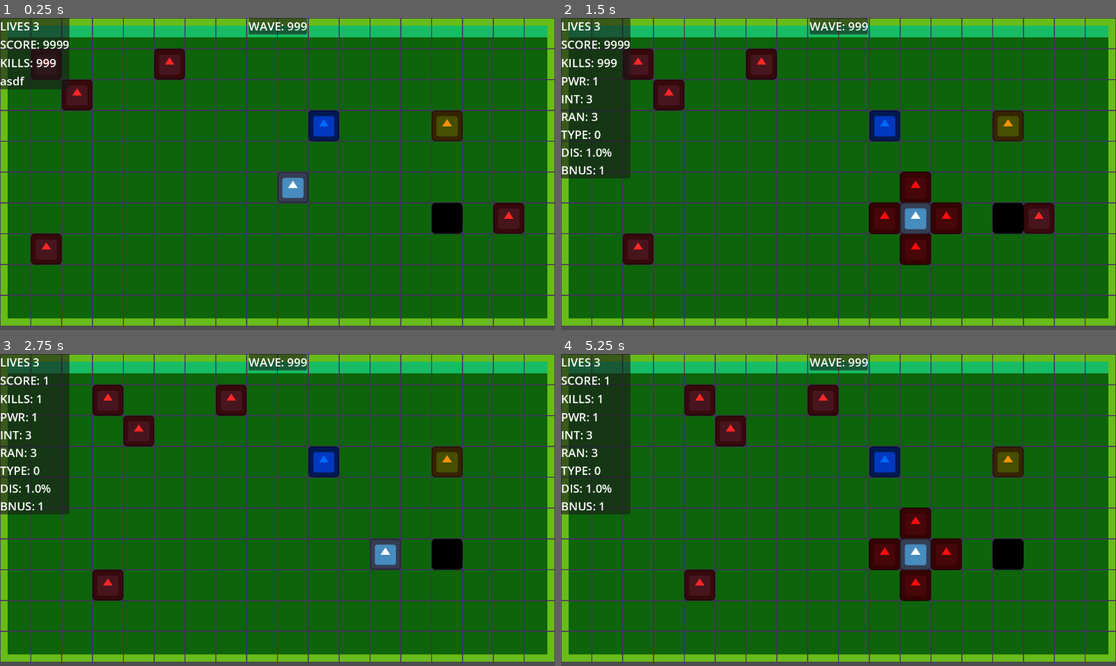
Above: before the commit, frames 1-4 (two rows, left to right).
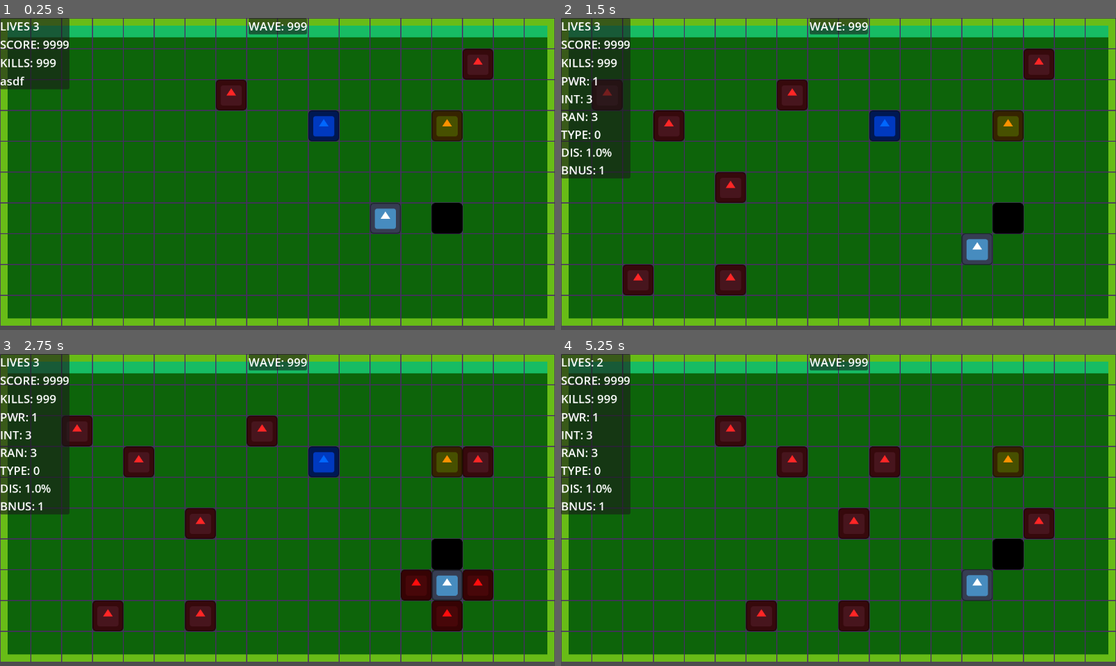
Above: after the commit, the same moments.

Repository: ZayLong/cross-explosion
Game: Godot game, scene res://main.tscn
Two runs of this game, one before a commit and one after it. Both use one fixed random seed, a clock stepped at 60 frames per second and the inputs below. The engine's default icon, where the game draws it, is replaced by a stand-in: a white triangle on a blue panel in a dark square.
Inputs:
- Up to frame 1 (0.25 s): no input
- Up to frame 2 (1.5 s): tap Enter at 0.5 s; hold Right (ui_right) 0.53-1.28 s; hold Down (ui_down) from 1.28 s (still down)
- Up to frame 3 (2.75 s): release Down (ui_down) at 2.03 s; hold Right (ui_right) from 2.03 s (still down)
- Up to frame 4 (5.25 s): release Right (ui_right) at 2.78 s; hold Up (ui_up) 2.78-3.53 s; hold Left (ui_left) 3.53-5.03 s; hold Down (ui_down) from 5.03 s (still down)

The runs differ from the first frame. In frame 1, 4.8% of the frame differs, in the area x 5-95%, y 9-80%; in frame 2, 9.9%, in the area x 5-89%, y 9-89%; in frame 3, 8.9%; in frame 4, 8.5%.

Commit message:
decouple

Diff:
--- a/enemy_node_2d.gd
+++ b/enemy_node_2d.gd
@@ -1,4 +1,4 @@
-extends Node2D
+class_name EnemyNode extends Node2D
 
 signal has_moved(direction:Vector2i)
 signal move_request(_direction:Vector2i)
--- /dev/null
+++ b/enemy_spawner.gd
@@ -0,0 +1,91 @@
+class_name EntitySpawner extends Node2D
+
+signal request_spawn
+signal update_virtual_tile_map(cell:Vector2i, prop:String, data:Variant)
+# Parameters
+@export var spawn_scene: PackedScene
+@export var max_spawn: int = 10
+@export var pool_size: int = 20
+@export var spawn_interval: float = 1.0
+
+# Internal variables
+var active_instances: int = 0
+var instance_pool: int
+var spawn_timer: Timer
+
+
+func _ready():
+	# Initialize the pool and timer
+	instance_pool = pool_size
+
+	spawn_timer = Timer.new()
+	spawn_timer.set_wait_time(spawn_interval)
+	spawn_timer.set_one_shot(false)
+	spawn_timer.timeout.connect(_on_spawn_timer_timeout)
+	add_child(spawn_timer)
+	spawn_timer.start()
+
+
+func get_quadrants(rect: Rect2) -> Array[Rect2]:
+	var quadrants:Array[Rect2] = []
+
+	# Calculate the center point
+	var center_x = rect.position.x + rect.size.x / 2
+	var center_y = rect.position.y + rect.size.y / 2
+
+	# Create the four quadrants
+	var top_left = Rect2(rect.position, Vector2(center_x - rect.position.x, center_y - rect.position.y))
+	var top_right = Rect2(Vector2(center_x, rect.position.y), Vector2(rect.size.x / 2, rect.size.y / 2))
+	var bottom_left = Rect2(Vector2(rect.position.x, center_y), Vector2(rect.size.x / 2, rect.size.y / 2))
+	var bottom_right = Rect2(Vector2(center_x, center_y), Vector2(rect.size.x / 2, rect.size.y / 2))
+
+	# Add quadrants to the array
+	quadrants.append(top_left)
+	quadrants.append(top_right)
+	quadrants.append(bottom_left)
+	quadrants.append(bottom_right)
+
+	return quadrants
+
+
+func _on_spawn_timer_timeout():
+	if active_instances < max_spawn and instance_pool > 0:
+		request_spawn.emit()
+
+
+func _on_instance_freed():
+	active_instances -= 1
+
+
+func spawn(player_map_position:Vector2i, used_cells:Array[Vector2i], virtual_tile_map:Dictionary) -> void:
+	if spawn_scene.can_instantiate() == false: return
+	var spawn_map_position:Vector2i = _get_random_tile_away_from(player_map_position, used_cells,virtual_tile_map)
+	var i:Node2D = spawn_scene.instantiate()
+	add_child(i)
+	i.position = virtual_tile_map[spawn_map_position].local + Vector2(-32,-32)
+	update_virtual_tile_map.emit(spawn_map_position, "grid_node",i)
+	i.tree_exited.connect(_on_instance_freed)
+	active_instances += 1
+	instance_pool -= 1
+
+
+func _get_random_tile_away_from(target_pos:Vector2, used_cells:Array[Vector2i], virtual_tile_map:Dictionary, min_distance:int = 8) -> Vector2:
+	var picked_tiles:Array[Vector2i] = []
+	var valid_tiles:Array[Vector2i] = []
+	for cell in used_cells:
+		if abs(cell.x - target_pos.x) + abs(cell.y - target_pos.y) >= min_distance:
+			picked_tiles.append(cell)
+
+	# Select a random tile from the valid tiles
+	for tile in picked_tiles:
+		if virtual_tile_map.has(tile) == false:continue
+		if virtual_tile_map[tile].grid_node != null:continue
+		if virtual_tile_map[tile].is_wall: continue
+		valid_tiles.append(tile)
+	if valid_tiles.size() > 0:
+		var index:int = randi() % valid_tiles.size()
+		var selected_tile:Vector2i = valid_tiles[index]
+		valid_tiles.pop_at(index)
+		return selected_tile
+	else:
+		return -Vector2i.ONE
--- a/main.tscn
+++ b/main.tscn
@@ -10,6 +10,7 @@
 [ext_resource type="Script" path="res://upgrade_node_2d.gd" id="7_ybufe"]
 [ext_resource type="Script" path="res://wall_node_2d.gd" id="8_h0omc"]
 [ext_resource type="Script" path="res://hazard_node_2d.gd" id="9_mpvye"]
+[ext_resource type="Script" path="res://enemy_spawner.gd" id="10_2rp63"]
 
 [sub_resource type="TileSetAtlasSource" id="TileSetAtlasSource_pjxbp"]
 texture = ExtResource("1_srwke")
@@ -388,7 +389,7 @@
 
 [node name="PlayerNode2D" type="Node2D" parent="TileMapLayer"]
 z_index = 2
-position = Vector2(576, 320)
+position = Vector2(768, 384)
 script = ExtResource("3_up05d")
 explosion_node = ExtResource("3_uk2aq")
 
@@ -429,6 +430,12 @@
 scale = Vector2(0.5, 0.5)
 texture = ExtResource("2_nkf42")
 metadata/_edit_lock_ = true
+
+[node name="Node2D" type="Node2D" parent="TileMapLayer"]
+script = ExtResource("10_2rp63")
+spawn_scene = ExtResource("6_gc3m5")
+max_spawn = 7
+spawn_interval = 0.1
 
 [node name="CanvasLayer" type="CanvasLayer" parent="."]
 
--- a/player_node.gd
+++ b/player_node.gd
@@ -1,20 +1,16 @@
-extends Node2D
+class_name PlayerNode extends Node2D
 
-signal has_moved(direction:Vector2i)
-signal move_request(_direction:Vector2i)
+signal request_move(_direction:Vector2i)
 signal explosion_request()
 
 @export var explosion_node:PackedScene
 
 var is_moving:bool = false
-var tile_map:TileMapLayer = get_parent()
 
 
 func _ready() -> void:
 	add_to_group(&"Player", true)
 	add_to_group(&"GridNodes")
-	has_moved.connect(_on_has_moved)
-	get_parent().move_response.connect(_on_move_response)
 
 
 func _unhandled_key_input(event: InputEvent) -> void:
@@ -22,19 +18,15 @@
 	var y_axis:int = Input.get_axis("ui_up", "ui_down")
 	if is_moving == true: false
 	if Vector2i(x_axis, y_axis) == Vector2i.ZERO: return
-	move_request.emit(Vector2i(x_axis,y_axis))
+	request_move.emit(Vector2i(x_axis,y_axis))
 
 
-func _on_has_moved() -> void:
-	# Some animation stuff
-	pass
-
-
-func _on_move_response(_new_position:Vector2, _requester:Node2D) -> void:
+func on_move_response(_new_position:Vector2, _requester:Node2D) -> void:
 	if _requester != self: return
 	if _new_position == position:
 		is_moving = false
 		return
+	print(_new_position)
 	position = _new_position
 	await _movement_tween()
 
--- a/tile_map_layer.gd
+++ b/tile_map_layer.gd
@@ -1,7 +1,6 @@
 extends TileMapLayer
 
-signal move_response(_new_position:Vector2, _requester:Node2D)
-signal took_damage()
+
 signal update_score(score:int)
 signal update_wave(wave:int)
 signal update_lives(lives:int)
@@ -36,7 +35,7 @@
 var explosion_range:int = 3
 var explosion_interval:int = 3
 var explosion_power:int = 1
-var explosion_chain:float = 1 # probability that an enemy will blow up and cause a chain reaction
+var explosion_chain_chance:float = 0.30 # probability that an enemy will blow up and cause a chain reaction
 var score_bonus:int = 1
 var upgrade_discount:float = 1
 
@@ -45,7 +44,7 @@
 	'explosion_range': explosion_range,
 	'explosion_interval': explosion_interval,
 	'explosion_power': explosion_power,
-	'explosion_chain': explosion_chain,
+	'explosion_chain': explosion_chain_chance,
 	"score_bonus": score_bonus,
 	"upgrade_discount": upgrade_discount,
 	"steps_per_turn": steps_per_turn
@@ -61,7 +60,8 @@
 			"is_wall": self.get_cell_tile_data(cell).get_custom_data(&"is_wall"),
 			"is_hazardous": false,
 			"is_enemy": false,
-			"is_player": false
+			"is_player": false,
+			"local": self.map_to_local(cell)
 		}
 	for child in get_children():
 		if child.is_in_group(&"GridNodes"):
@@ -69,34 +69,29 @@
 			var map_pos:Vector2i = self.local_to_map(child.position)
 			if child.is_in_group(&"Walls"): virtual_tile_map[map_pos].is_wall = true
 			if child.is_in_group(&"Hazards"): virtual_tile_map[map_pos].is_hazardous = true
-			child.position = map_to_local(map_pos)
+			child.position = virtual_tile_map[map_pos].local
 			if child.is_in_group(&"Player"):
 				#virtual_tile_map[map_pos].is_player = true
-				child.move_request.connect(_on_move_request.bind(child))
+				child.request_move.connect(_on_request_move.bind(child))
 				player_map_pos = map_pos
 				#map_pos = starting_position
 				#child.position = self.map_to_local(map_pos)
 			virtual_tile_map[map_pos].grid_node = child
+		if child is EntitySpawner:
+			child.request_spawn.connect(_on_request_spawn.bind(child))
+			child.update_virtual_tile_map.connect(update_virtual_tile_map_entry)
 	player = get_tree().get_first_node_in_group(&"Player")
 	_astar_grid_setup()
-	for n in enemy_count:
-		_spawn_enemies()
-
-
-
-func _get_powerup(upgrade_type) -> void:
-
-	pass
-
-
-func _get_upgrade() -> void:
-
-	update_upgrades.emit(current_upgrades)
-	pass
+	#for n in enemy_count:
+		#_spawn_enemies()
+
+
+func _on_request_spawn(entity_spawner:EntitySpawner) -> void:
+	entity_spawner.spawn(player_map_pos,get_used_cells(),virtual_tile_map)
 
 
 ## Evaluate whether or not the requester can move and to where.
-func _on_move_request(_direction:Vector2i, _node:Node2D) -> void:
+func _on_request_move(_direction:Vector2i, _node:Node2D) -> void:
 	if is_processing_turn: return
 	if _node.is_in_group(&"Player") == false: return
 
@@ -106,15 +101,14 @@
 	is_processing_turn = true
 	if virtual_tile_map[new_map_pos].is_hazardous:
 		_hurt_player()
-	virtual_tile_map[new_map_pos] = virtual_tile_map[player_map_pos].duplicate()
-	virtual_tile_map[player_map_pos].grid_node = null
+	await _node.on_move_response(virtual_tile_map[new_map_pos].local, _node)
+	move_virtual_tile_map_entry(player_map_pos, new_map_pos)
 	player_map_pos = new_map_pos
-	move_response.emit(self.map_to_local(new_map_pos), _node)
 
 	await _evaluate_explosion(new_map_pos)
 	if steps_per_turn <= 0:
 		_move_enemies()
-		steps_per_turn = 1
+		steps_per_turn = 0
 	else:
 		steps_per_turn -= 1
 	## Everyone has finished moving, now lets EXPLODE (maybe)
@@ -144,7 +138,7 @@
 			_hurt_enemies(cell)
 		if r == _explosion_range - 1:
 			## Simulate some fancy explosion animation
-			get_tree().create_timer(0.25).timeout.connect(
+			get_tree().create_timer(0.15).timeout.connect(
 				func():
 					completed.emit()
 					has_emitted = true
@@ -162,7 +156,7 @@
 	## await grid_node.hurt_animation
 	if virtual_tile_map[cell].grid_node.is_queued_for_deletion() == false:
 		virtual_tile_map[cell].grid_node.queue_free()
-		virtual_tile_map[cell].grid_node = null
+		clear_virtual_tile_map_entry(cell)
 		_explode_enemies(cell)
 	score += 1
 	kill_count += 1
@@ -200,8 +194,9 @@
 
 ## Enemies have x change of exploding, creating a chain reaction
 func _explode_enemies(cell:Vector2i) -> void:
+	if randf() > explosion_chain_chance: return
 	await _evaluate_explosion(cell, true)
-	pass
+
 
 func _sort_by_real_distance(a:Node2D,b:Node2D) -> bool:
 
@@ -209,6 +204,7 @@
 		return true
 	else:
 		return false
+
 
 func _sort_by_grid_distance(a:Node2D, b:Node2D) -> bool:
 	var player_tile:Vector2i = self.local_to_map(player.position)
@@ -230,9 +226,9 @@
 	enemies.sort_custom(_sort_by_real_distance) ## enemies move in the order of closest to farthest from the player
 
 	for enemy in enemies:
-		var our_pos:Vector2i = self.local_to_map(enemy.position)
-		var player_position:Vector2i = self.local_to_map(player.position)
-		var movement_points = astar_grid.get_point_path(our_pos, player_position)
+		if enemy.is_queued_for_deletion():continue
+		var enemy_map_pos:Vector2i = self.local_to_map(enemy.position)
+		var movement_points = astar_grid.get_point_path(enemy_map_pos, player_map_pos)
 		if movement_points.size() < 2: continue
 		var new_map_pos:Vector2i = self.local_to_map(movement_points[1])
 
@@ -246,10 +242,10 @@
 		if virtual_tile_map[new_map_pos].grid_node == player:
 			_hurt_player()
 			continue
-		if virtual_tile_map[new_map_pos].is_hazardous: _hurt_enemies(our_pos)
+		if virtual_tile_map[new_map_pos].is_hazardous: _hurt_enemies(enemy_map_pos)
 		if virtual_tile_map[new_map_pos].grid_node != player:
-			virtual_tile_map[new_map_pos] = virtual_tile_map[our_pos].duplicate()
-			virtual_tile_map[our_pos].grid_node = null
+			move_virtual_tile_map_entry(enemy_map_pos,new_map_pos)
+
 		await get_tree().create_timer(0.1).timeout
 
 
@@ -257,9 +253,9 @@
 	lives -= 1
 	update_lives.emit(lives)
 	if lives >= 0:
-		await _evaluate_explosion(self.local_to_map(player.position), true)
-	else:
-		print("DEAD")
+		await _evaluate_explosion(player_map_pos, true)
+	else:
+		pass
 	# some hurt feedback
 
 
@@ -300,6 +296,29 @@
 	virtual_tile_map[spawn_map_position].grid_node = i
 
 
+func update_virtual_tile_map_entry(cell:Vector2i, prop:String, data:Variant) -> void:
+	if virtual_tile_map.has(cell) == false: return
+	virtual_tile_map[cell][prop] = data
+	pass
+
+
+func clear_virtual_tile_map_entry(cell:Vector2i) -> void:
+	virtual_tile_map[cell] = {
+	"grid_node": null,
+	"is_wall": self.get_cell_tile_data(cell).get_custom_data(&"is_wall"),
+	"is_hazardous": false,
+	"is_enemy": false,
+	"is_player": false,
+	"local": self.map_to_local(cell)
+		}
+	pass
+
+
+func move_virtual_tile_map_entry(from:Vector2i, to:Vector2i) -> void:
+	var to_local:Vector2 = virtual_tile_map[to].local
+	virtual_tile_map[to] = virtual_tile_map[from].duplicate()
+	virtual_tile_map[to].local = to_local
+	clear_virtual_tile_map_entry(from)
 ## Example of an arbitrary await
 
 signal _async_test_completed # Step 1: define a signal
Not shown: 1 places in main.tscn that only renumber resources
